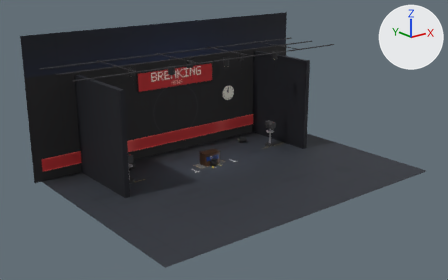
Two versions of the Blender file art/stage-news.blend, one commit apart.
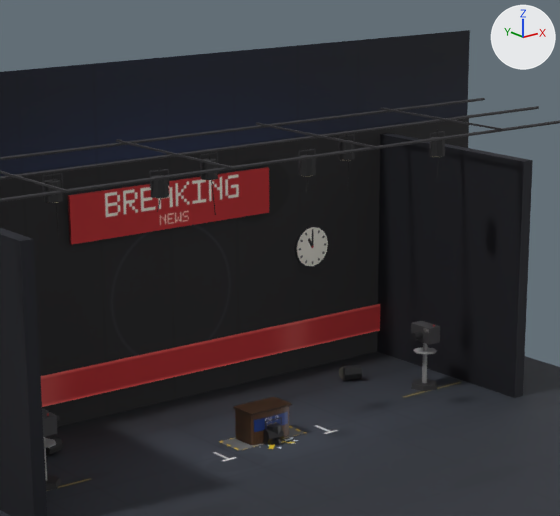
Old and new are each drawn whole from a 50 mm lens placed at (-22.5, -29.2, 13.2), pointed at (-1.0, -2.3, 2.4) and again close up on the part from 25% to 71% of the width and 0% to 69% of the height. Every picture has the same lights, and +X, +Y and +Z are marked at upper right. The older version's two pictures come first.

Before the edit, the objects in view are built like this:
```python
mat_set = principled_material('set')
mat_set.texture = img_stage_news_set
mat_set.roughness = 0.75
me_prop_desk = bpy.data.meshes.new('prop_desk')
me_prop_desk.from_pydata(...)  # 44 vertices, 19 faces; spans x -0.6..0.6, y -0.35..0.35, z 0.0..0.8
me_prop_desk.materials.append(mat_props)  # picture img_stage_news_props
me_seg_headlines = bpy.data.meshes.new('seg_headlines')
me_seg_headlines.from_pydata(...)  # 412 vertices, 271 faces; spans x -5.24..5.24, y -0.2..4.1, z 0.7..6.74
me_seg_headlines.materials.append(mat_set)  # picture img_stage_news_set
me_seg_lightsout = bpy.data.meshes.new('seg_lightsout')
me_seg_lightsout.from_pydata(...)  # 140 vertices, 101 faces; spans x -10.0..10.0, y -0.1..4.1, z 0.0..6.8
me_seg_lightsout.materials.append(mat_set)  # picture img_stage_news_set
me_seg_ticker = bpy.data.meshes.new('seg_ticker')
me_seg_ticker.from_pydata(...)  # 20 vertices, 13 faces; spans x -9.5..9.5, y 0.0..4.0, z 0.0..5.6
me_seg_ticker.materials.append(mat_set)  # picture img_stage_news_set
me_set = bpy.data.meshes.new('set')
me_set.from_pydata(...)  # 260 vertices, 198 faces; spans x -10.0..10.0, y -9.0..4.2, z 0.0..8.5
me_set.materials.append(mat_set)  # picture img_stage_news_set
ob_prop_desk = bpy.data.objects.new('prop_desk', me_prop_desk)
ob_prop_desk.location = (0.0, 0.4, 0.0)
ob_seg_headlines = bpy.data.objects.new('seg_headlines', me_seg_headlines)
ob_seg_headlines.location = (0.0, 0.0, 0.0)
ob_seg_lightsout = bpy.data.objects.new('seg_lightsout', me_seg_lightsout)
ob_seg_lightsout.location = (0.0, 0.0, 0.0)
ob_seg_ticker = bpy.data.objects.new('seg_ticker', me_seg_ticker)
ob_seg_ticker.location = (0.0, 0.0, 0.0)
ob_set = bpy.data.objects.new('set', me_set)
ob_set.location = (0.0, 0.0, 0.0)
```
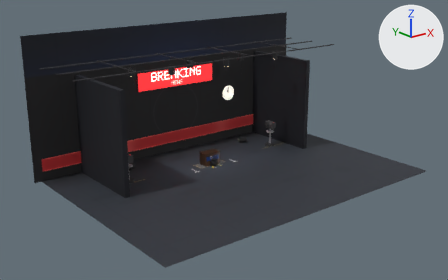
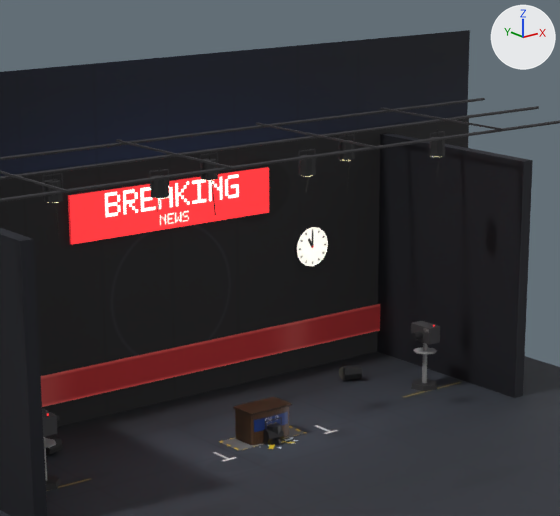
Pixel boxes (x1, y1, x2, y2) of what changed, in the close-ups (560 x 516 px):
'seg_lightsout', surface changed: (44, 157, 439, 413) in both
'seg_ticker', surface changed (lighter): (68, 167, 269, 245) in both
'seg_headlines', surface changed: (44, 153, 445, 267) in both

The change, as a list of edits to the scene's bpy script:
```text
Add img_stage_news_set_glow:
    img_stage_news_set_glow = load_image('stage-news_set_glow', 'textures/stage-news_set_glow.png', 1024, 1024, 'sRGB')
Change mat_set:
    where n0 = _N.new('ShaderNodeBsdfPrincipled'); n0.name = 'Principled BSDF'
    add n0.inputs[28].default_value = 3.0  # 'Emission Strength'
    add n3 = _N.new('ShaderNodeTexImage'); n3.name = 'Image Texture.001'
    add n3.image = img_stage_news_set_glow
    add _L.new(n3.outputs[0], n0.inputs[27])  # 'Color' to 'Emission Color'
```
